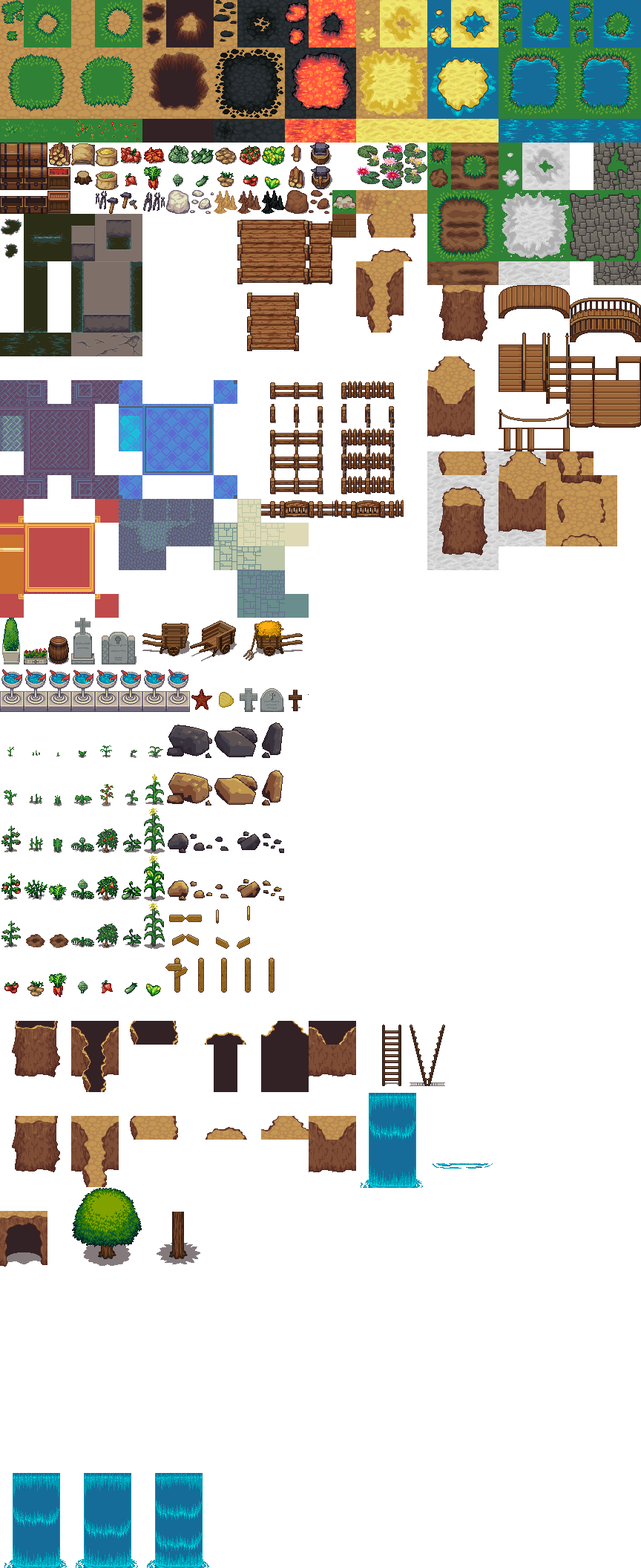
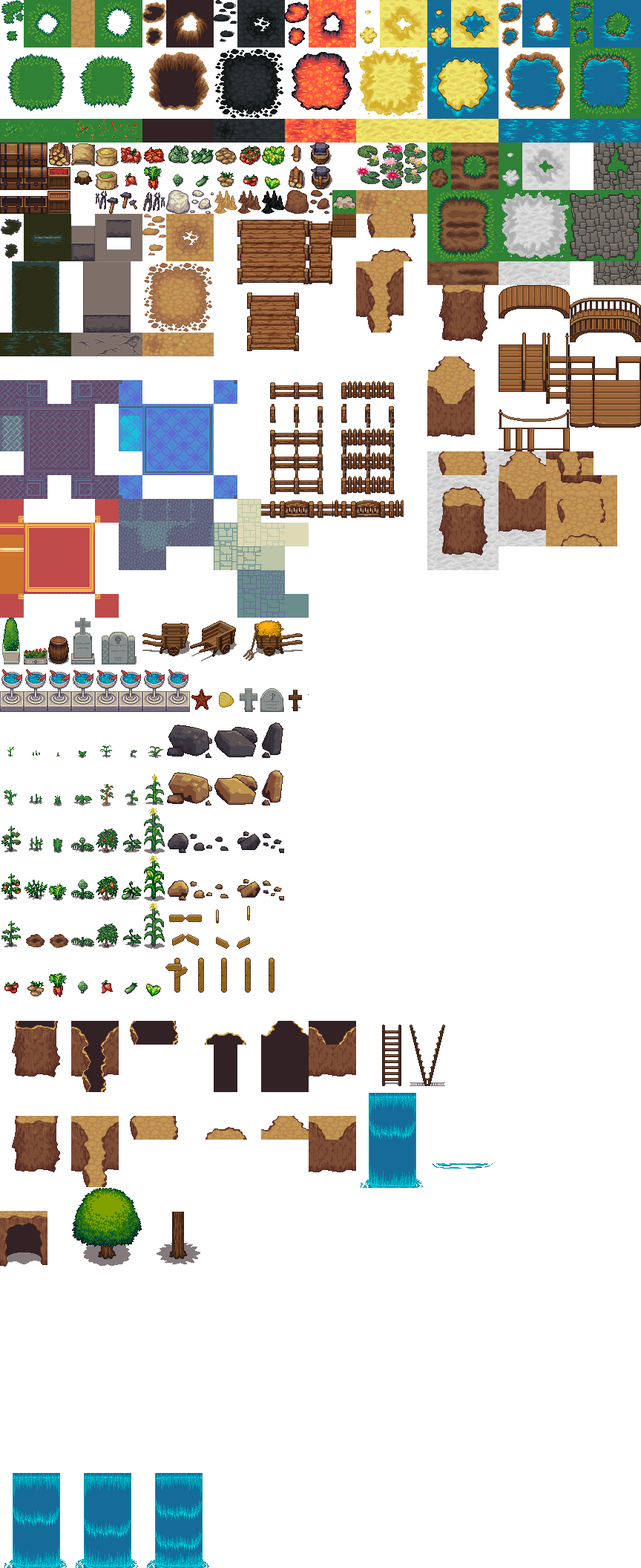
Layer changes from the first 641×1568 image to the second:
painted on "outside.png" over bbox(0, 0, 571, 357)
